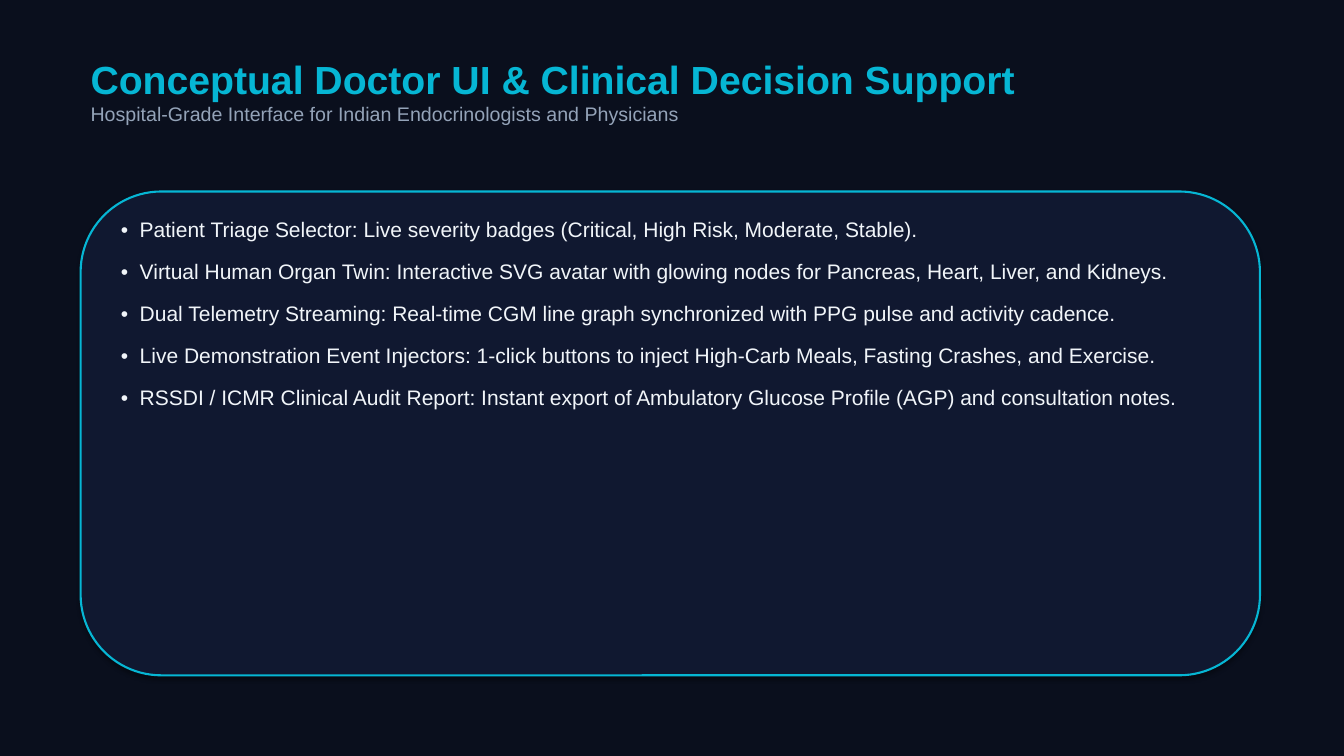
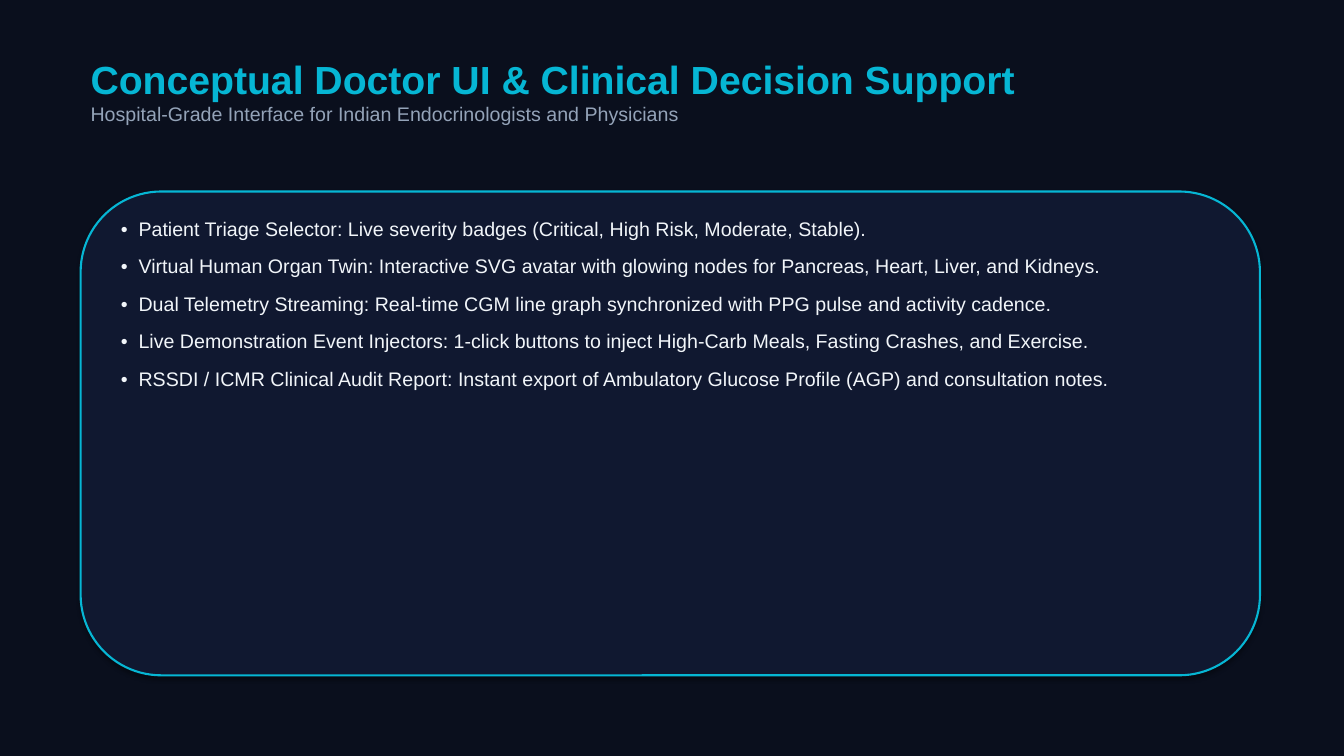
Before and after one commit to Rohit7824567/Twin_challenge, a slide deck: slide 8 of docs/PRANA_TWIN_Summit_Presentation.pptx. Drawn at 1344x756 pixels with LibreOffice and Linux fonts; fonts in the diff are those of the drawing. Boxes give left, top, right and bottom in pixels: in the first picture for what was removed or moved away, otherwise in the second. Text is boxed around its words. In the diff, an @@ line names an element or a change of style, - is before the commit and + after.

```diff
--- a/docs/PRANA_TWIN_Summit_Presentation.pptx
+++ b/docs/PRANA_TWIN_Summit_Presentation.pptx
@@ background #FFFFFF to #0A0F1D @@
@@ rectangle removed at <box>0,0,1344,756</box> @@
@@ text "• Patient Triage Selector: Live ..." at <box>139,221,1108,390</box>: size 15 to 14 pt; less space between paragraphs @@
```
Also in this commit, not shown: 9 other slides changed, 4 other files.
